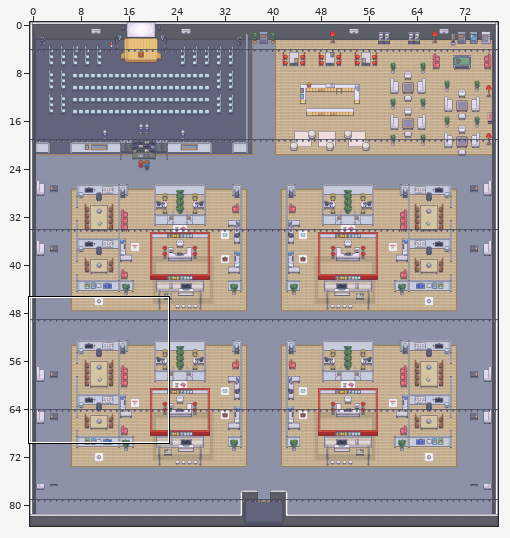
Tiled map (JSON), stored at map.tmj. Above, an overview of the earlier version with the close-up marked.
Close-up. Earlier state:
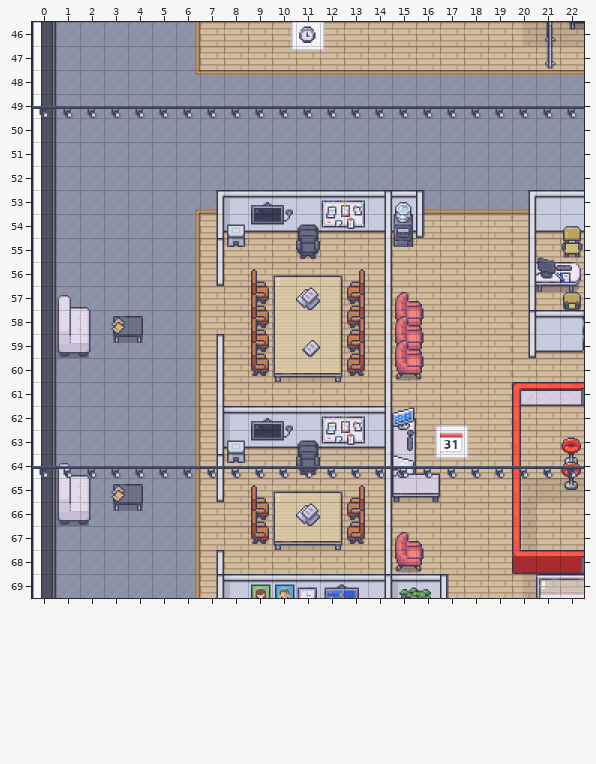
Cells are 32x32 px. Shown: x 0..22, y 46..69. The commit also changed other parts of the map, which this record leaves out.
New version:
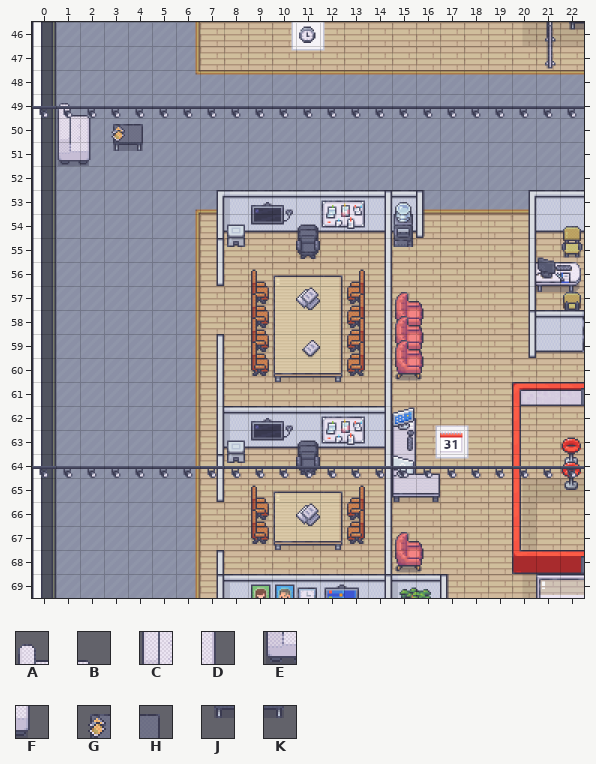
Key: from "Chunk 1": A 205 flipped left-right, B 206 flipped left-right, C 212 flipped left-right, D 213 flipped left-right, E 221 flipped left-right, F 222 flipped left-right; from "Chunk 2": G 10, H 11, J 12, K 13.
_ is an empty cell.
From old to new:
Layer "furniture/furniture2":
Tile A is added in row 49 at x 1.
Tile B is added in row 49 at x 2.
Tile C is added in row 50 at x 1.
Tile D is added in row 50 at x 2.
Tile E is added in row 51 at x 1.
Tile F is added in row 51 at x 2.
Tile G is added in row 50 at x 3.
Tile H is added in row 50 at x 4.
Tile J is added in row 51 at x 3.
Tile K is added in row 51 at x 4.
Tile A is removed in row 57 at x 1; in row 64 at x 1.
Tile B is removed in row 57 at x 2; in row 64 at x 2.
Tile C is removed in row 58 at x 1; in row 65 at x 1.
Tile D is removed in row 58 at x 2; in row 65 at x 2.
Tile E is removed in row 59 at x 1; in row 66 at x 1.
Tile F is removed in row 59 at x 2; in row 66 at x 2.
Tile G is removed in row 58 at x 3; in row 65 at x 3.
Tile H is removed in row 58 at x 4; in row 65 at x 4.
Tile J is removed in row 59 at x 3; in row 66 at x 3.
Tile K is removed in row 59 at x 4; in row 66 at x 4.
Pixel boxes of the changes (left, top, right, bottom) in both close-ups:
added: (57, 103, 143, 166)
removed: (57, 295, 143, 358)
removed: (57, 463, 143, 526)
